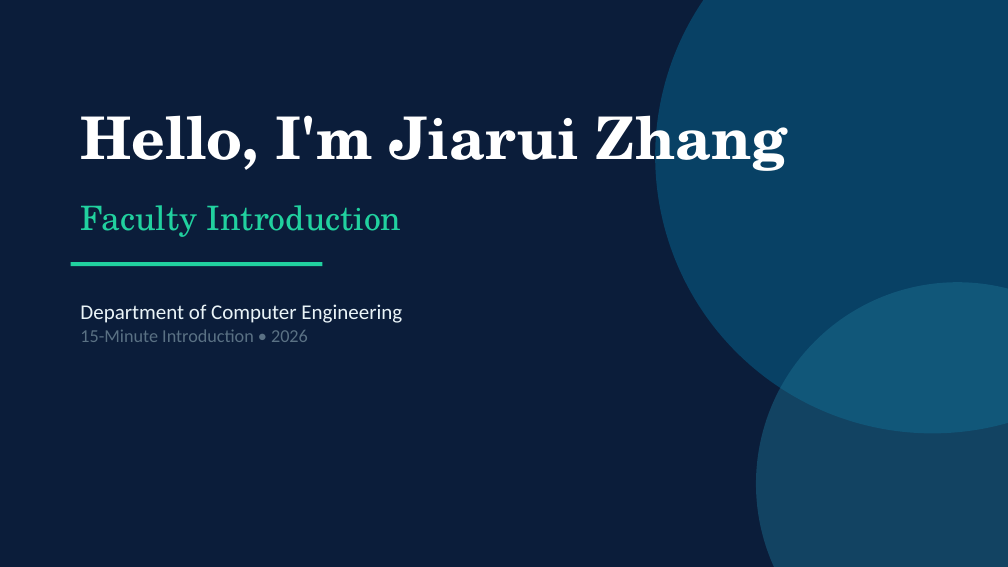
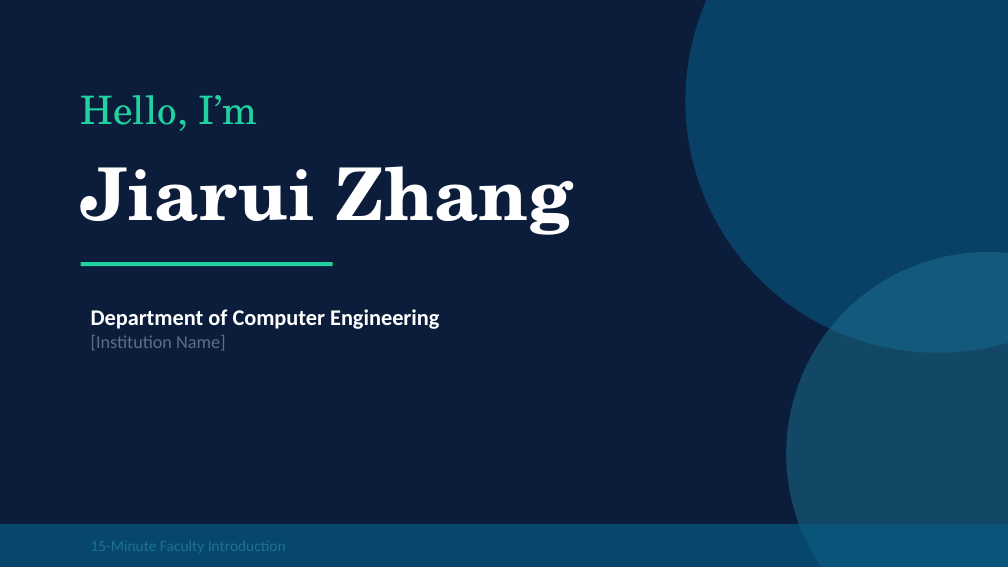
Before and after one commit to zjr506/ppttest, a slide deck: slide 1 of Faculty_Introduction.pptx. Drawn at 1008x567 pixels with LibreOffice and Linux fonts; fonts in the diff are those of the drawing. Boxes give left, top, right and bottom in pixels: in the first picture for what was removed or moved away, otherwise in the second. Text is boxed around its words. In the diff, an @@ line names an element or a change of style, - is before the commit and + after.

```diff
--- a/Faculty_Introduction.pptx
+++ b/Faculty_Introduction.pptx
@@ ellipse resized from (x1=655, y1=0, x2=1008, y2=433) to (x1=685, y1=0, x2=1008, y2=353) @@
@@ text at (x1=81, y1=95, x2=258, y2=131): text changed; size 42 to 28 pt; text colour #FFFFFF to #21D19F; bold off @@
-Hello, I'm Jiarui Zhang
+Hello, I’m
@@ text at (x1=81, y1=166, x2=573, y2=235): text changed; size 24 to 52 pt; text colour #21D19F to #FFFFFF; bold on @@
-Faculty Introduction
+Jiarui Zhang
@@ rectangle moved from (x1=71, y1=262, x2=323, y2=266) to (x1=81, y1=262, x2=333, y2=266) @@
@@ ellipse resized from (x1=756, y1=282, x2=1008, y2=567) to (x1=786, y1=252, x2=1008, y2=567) @@
@@ ellipse at (x1=786, y1=252, x2=1008, y2=567): fill #1C7293 at 45% opacity to #1C7293 at 50% opacity @@
@@ text "Department of Computer Engineering" moved from (x1=80, y1=304, x2=402, y2=342) to (x1=91, y1=309, x2=439, y2=350) @@
@@ text at (x1=91, y1=309, x2=439, y2=329): size 15 to 16 pt, text colour #EAF4F8 to #FFFFFF, bold on in "Department of Computer Engineering" @@
@@ text at (x1=91, y1=335, x2=226, y2=350): text changed @@
-15-Minute Introduction • 2026
+[Institution Name]
@@ rectangle added at (x1=0, y1=524, x2=1008, y2=566), fill #065A82 at 70% opacity @@
@@ text added at (x1=91, y1=541, x2=286, y2=551), 11 pt, text #1C7293 @@
+15-Minute Faculty Introduction
```
Also in this commit, not shown: 10 other slides changed, 1 slide added, 1 slide removed, 1 other file.
